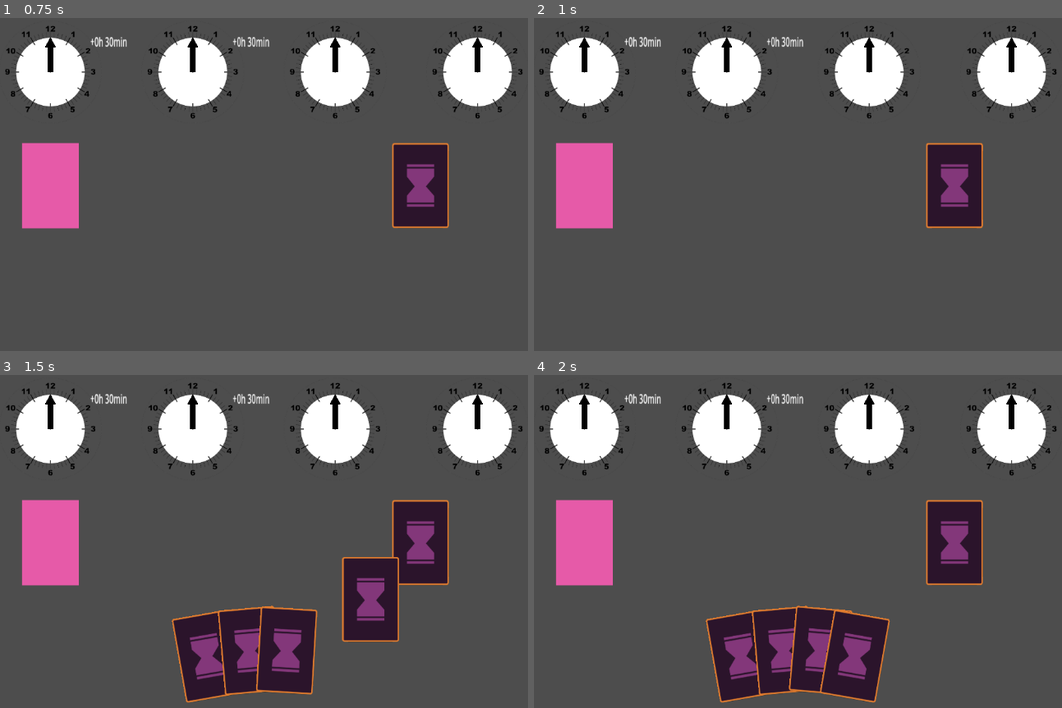
Above: before the commit, frames 1-4 (two rows, left to right).
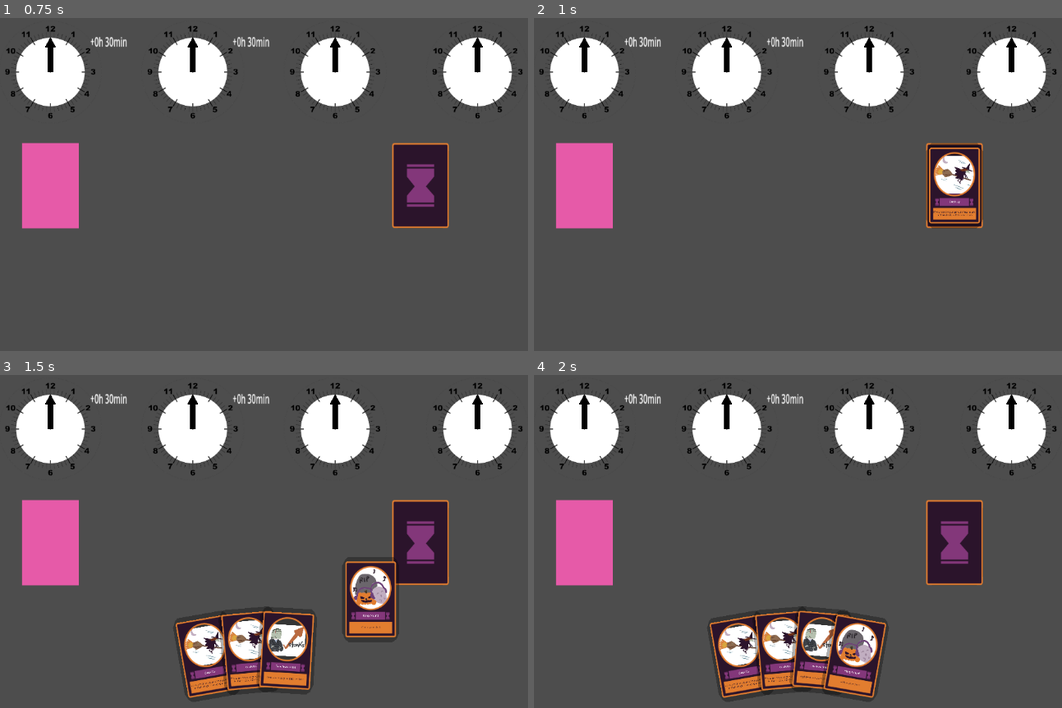
Above: after the commit, the same moments.

Repository: jaoc1811/card-game-jam
Game: Godot game, scene res://scenes/game.tscn
Same seed, same stepped clock (60 frames per second), same inputs: the game is played once before the commit and once after it. This scene is started directly instead of the project's main scene. The engine's default icon, where the game draws it, is replaced by a stand-in: a white triangle on a blue panel in a dark square.
Inputs (mouse positions are in pixels of both pictures, inside the frame that each line leads up to):
- Up to frame 1 (0.75 s): click (422, 184) at 0.5 s
- Up to frame 2 (1 s): no input
- Up to frame 3 (1.5 s): click (422, 541) at 1.27 s
- Up to frame 4 (2 s): no input

Frame 1 is identical in both runs. In frame 2, 1.8% of the frame differs, in the area x 74-86%, y 37-64%; in frame 3, 7.2%, in the area x 32-76%, y 54-99%; in frame 4, 6.3%.

Commit message:
feat: change card sprite when drawing from deck

Diff:
--- a/scenes/card.tscn
+++ b/scenes/card.tscn
@@ -1,7 +1,8 @@
-[gd_scene load_steps=4 format=3 uid="uid://b4fxyppywr8fx"]
+[gd_scene load_steps=5 format=3 uid="uid://b4fxyppywr8fx"]
 
 [ext_resource type="Script" path="res://scripts/card.gd" id="1_5jjbx"]
 [ext_resource type="Texture2D" uid="uid://bq86ja46lpgjs" path="res://sprites/cards/back.png" id="2_5vtko"]
+[ext_resource type="Texture2D" uid="uid://bmpojmlovnoao" path="res://sprites/cards/template.png" id="2_n0lua"]
 
 [sub_resource type="RectangleShape2D" id="RectangleShape2D_7yods"]
 size = Vector2(20, 30)
@@ -28,6 +29,12 @@
 color = Color(0, 0, 0, 0.309804)
 polygon = PackedVector2Array(-9, -14, -10, -12.0181, -10, 11.8036, -9, 14, -7.77821, 15, 7.64823, 15, 9, 14, 10, 11.7151, 10, -12.0181, 9, -14, 7.93043, -15, -8, -15)
 
+[node name="Card front" type="Sprite2D" parent="."]
+visible = false
+position = Vector2(-9.53674e-07, -9.53674e-07)
+scale = Vector2(0.142857, 0.153061)
+texture = ExtResource("2_n0lua")
+
 [node name="Card back" type="Sprite2D" parent="."]
 position = Vector2(-2.85251e-07, -2.38419e-07)
 scale = Vector2(0.142857, 0.153061)
--- a/scenes/game.tscn
+++ b/scenes/game.tscn
@@ -7,7 +7,7 @@
 [ext_resource type="AudioStream" uid="uid://dm4bwtlk67qsb" path="res://sounds/deal_card.wav" id="3_s3hhl"]
 [ext_resource type="Script" path="res://scripts/player.gd" id="4_oiryx"]
 [ext_resource type="Texture2D" uid="uid://di5i1atheyh6v" path="res://icon.svg" id="4_x3qqv"]
-[ext_resource type="PackedScene" uid="uid://cwlhuox3mc4k" path="res://Scenes/clock.tscn" id="5_0bued"]
+[ext_resource type="PackedScene" uid="uid://cwlhuox3mc4k" path="res://scenes/clock.tscn" id="5_0bued"]
 
 [node name="Game" type="Node2D"]
 
--- a/scripts/game_manager.gd
+++ b/scripts/game_manager.gd
@@ -41,6 +41,15 @@
 	"robin_hood": load("res://scripts/robin_hood.gd"),
 	"time_investment": load("res://scripts/time_investment.gd"),
 	"time_loan": load("res://scripts/time_loan.gd")
+}
+var card_type_sprites = {
+	"catch_up": load("res://sprites/cards/catch_up_card.png"),
+	"feeling_lucky": load("res://sprites/cards/feeling_lucky_card.png"),
+	"hang_around": load("res://sprites/cards/hang_around_card.png"),
+	"reverse_flow": load("res://sprites/cards/reverse_flow_card.png"),
+	"robin_hood": load("res://sprites/cards/robin_hood_card.png"),
+	"time_investment": load("res://sprites/cards/time_investment_card.png"),
+	"time_loan": load("res://sprites/cards/time_loan_card.png")
 }
 
 # Audio Manager
@@ -85,6 +94,7 @@
 	var next_card_type: String
 	var next_card: Node2D
 	var cards_in_hand = hand.get_child_count()
+	var card_front_sprite: Sprite2D
 	for card_index in range(cards_in_hand, cards_per_player):
 		if len(deck) == 0:
 			reshuffle_deck()
@@ -100,6 +110,11 @@
 		next_card.name = next_card_type
 		# Set script and references lost when loading new script
 		next_card.set_script(card_type_scripts[next_card_type])
+		next_card.get_node("Card back").hide()
+		card_front_sprite = next_card.get_node("Card front")
+		card_front_sprite.texture = card_type_sprites[next_card_type]
+		card_front_sprite.apply_scale(Vector2(0.26, 0.26)) # TODO: fix magic number
+		card_front_sprite.show()
 		next_card.game_manager = self
 		next_card.shadow = next_card.get_node("Shadow")
 
